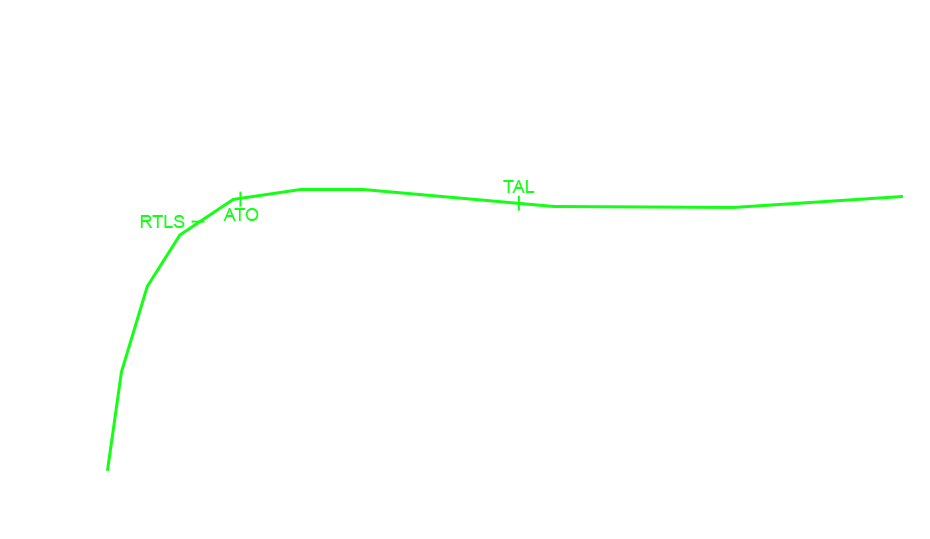
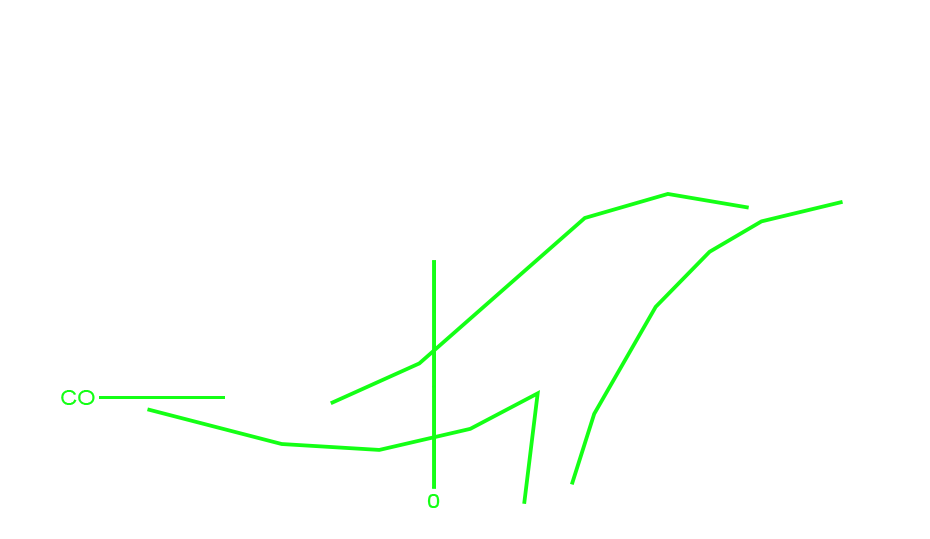
The second 930 × 539 image is a revision of the first. Changes to its layers:
hid group "ascent traj 2" (10 layers) over bbox(76, 180, 903, 471)
showed group "rtls traj 2" (8 layers) over bbox(61, 180, 903, 508)
painted on "CO" over bbox(61, 390, 95, 405)
painted on "Shape 35" over bbox(78, 371, 225, 399)
painted on "0" over bbox(427, 480, 440, 508)
painted on "Layer 3" over bbox(432, 194, 436, 489)
painted on "Shape 42" over bbox(324, 180, 769, 405)
painted on "Shape 45" over bbox(128, 369, 540, 504)
painted on "Shape 40" over bbox(570, 192, 869, 484)
